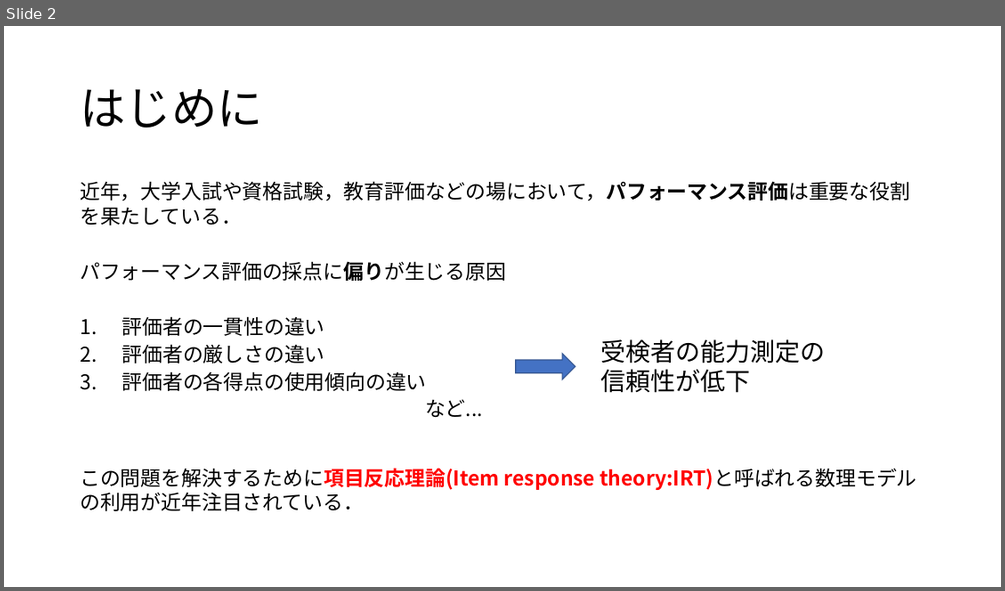
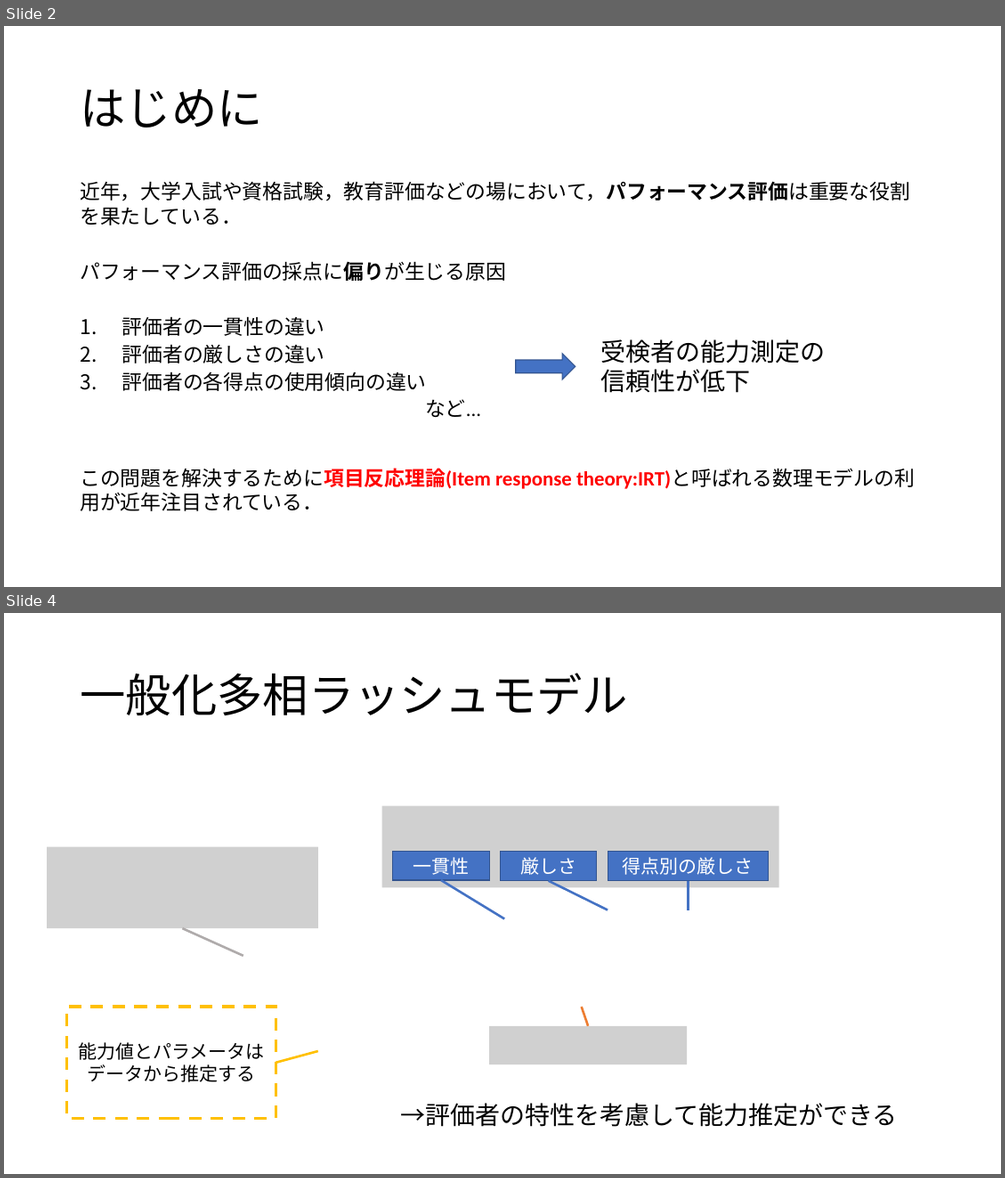
Before and after one commit to Mayu925/lab, a slide deck: chukan/発表スライド.pptx. Shown one above the other, each under a label of ours: slide 2 before the commit, slides 2 and 4 after it; the slides between them are not shown. The pictures are 1005x591 and 1005x1178 pixels, drawn with LibreOffice and Linux fonts; fonts in the diff are those of the drawing; grey boxes stand for pictures. Boxes give left, top, right and bottom in pixels: in the first picture for what was removed or moved away, otherwise in the second. Text is boxed around its words. In the diff, an @@ line names an element or a change of style, - is before the commit and + after.

```diff
--- a/chukan/発表スライド.pptx
+++ b/chukan/発表スライド.pptx
@@ slide 4 added at (4,613,1001,1174), background #FFFFFF @@
@@ title added at (80,673,628,715), 44 pt, text #000000 @@
+一般化多相ラッシュモデル
@@ picture added at (47,847,318,929) @@
@@ group added at (381,806,778,887): 3 rectangles, 1 picture @@
+一貫性
+厳しさ
+得点別の厳しさ
@@ line added from (442, 880) to (504, 919), #4472C4 2.25 pt @@
@@ line added from (549, 881) to (607, 910), #4472C4 2.25 pt @@
@@ line added from (688, 881) to (688, 910), #4472C4 2.25 pt @@
@@ line added from (183, 929) to (243, 956), #AFABAB 2.25 pt @@
@@ rectangle added at (67,1006,276,1118), fill #FFFFFF, outline #FFC000 3 pt dashed, 18 pt, text #000000 @@
+能力値とパラメータはデータから推定する
@@ line added from (588, 1026) to (582, 1006), #ED7D31 2.25 pt @@
@@ picture added at (489,1026,687,1064) @@
@@ line added from (276, 1062) to (318, 1051), #FFC000 2.25 pt @@
@@ text added at (400,1103,898,1127), 24 pt, text #000000 @@
+→評価者の特性を考慮して能力推定ができる
@@ slide 2 changed as well @@
@@ text "近年，大学入試や資格試験，教育評価などの場において，パフォーマンス評価は重要な役割を果たしている．" at (80,181,914,511): font Noto Sans CJK JP to Calibri @@
```
Also in this commit, not shown: 7 other slides changed, 15 other slides added, 4 slides removed, 2 other files.
